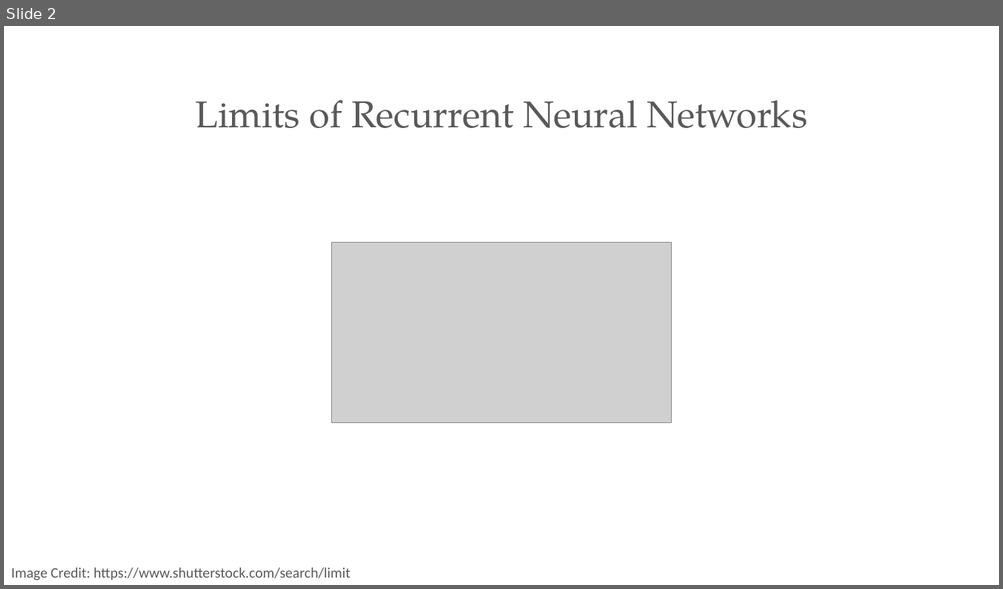
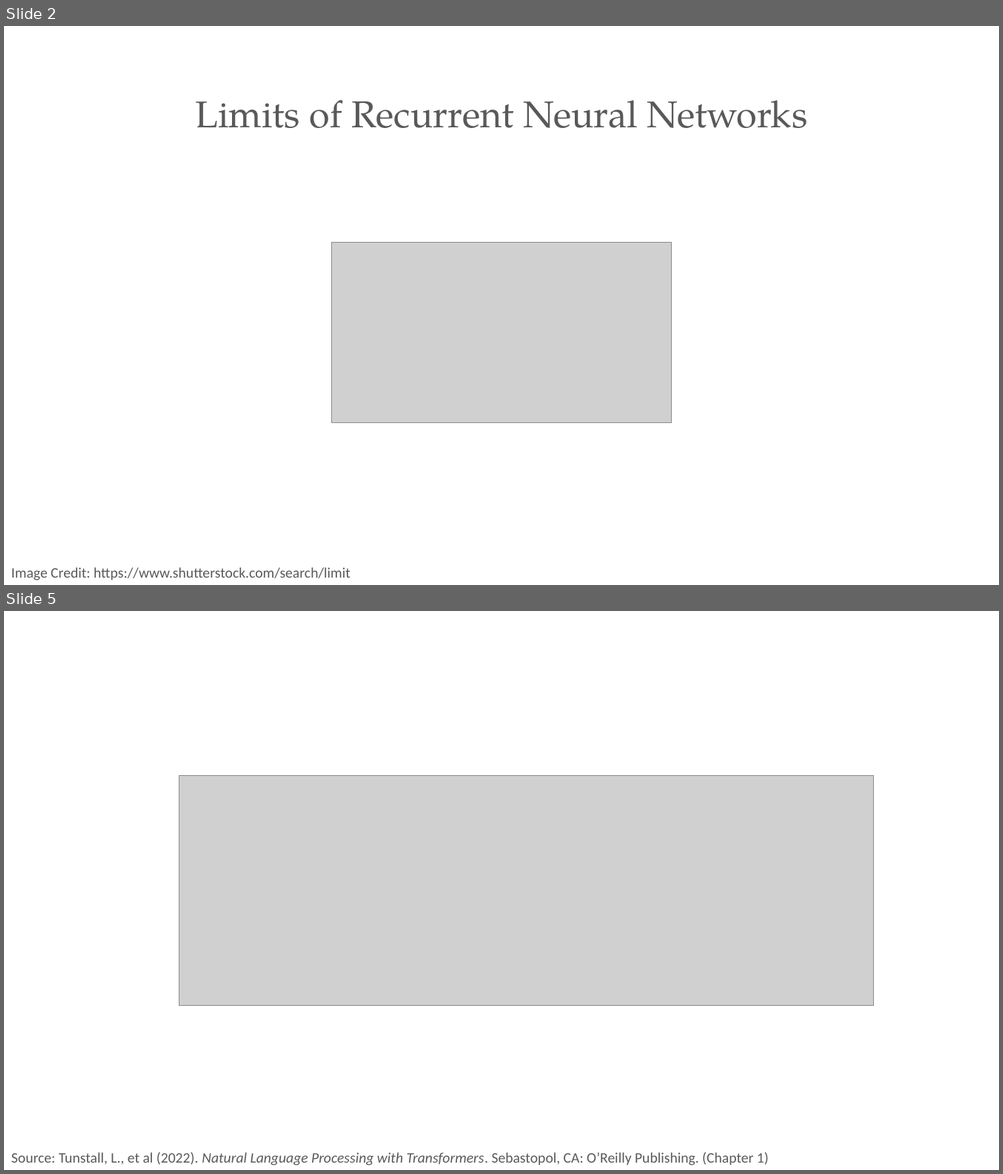
Before and after one commit to PracticumAI/transformers, a slide deck: presentations/01_transformers_intro.pptx. Shown one above the other, each under a label of ours: slide 2 before the commit, slides 2 and 5 after it; the slides between them are not shown. The pictures are 1003x589 and 1003x1174 pixels, drawn with LibreOffice and Linux fonts; fonts in the diff are those of the drawing; grey boxes stand for pictures. Boxes give left, top, right and bottom in pixels: in the first picture for what was removed or moved away, otherwise in the second. Text is boxed around its words. In the diff, an @@ line names an element or a change of style, - is before the commit and + after.

```diff
--- a/presentations/01_transformers_intro.pptx
+++ b/presentations/01_transformers_intro.pptx
@@ slide 5 added at (4, 611, 999, 1170), background #FFFFFF @@
@@ picture added at (179, 776, 874, 1006) @@
@@ text added at (11, 1153, 768, 1166), 14 pt, text #595959 @@
+Source: Tunstall, L., et al (2022). Natural Language Processing with Transformers. Sebastopol, CA: O’Reilly Publishing. (Chapter 1)
```
Also in this commit, not shown: 1 slide changed, 5 other slides added, 1 other file.
